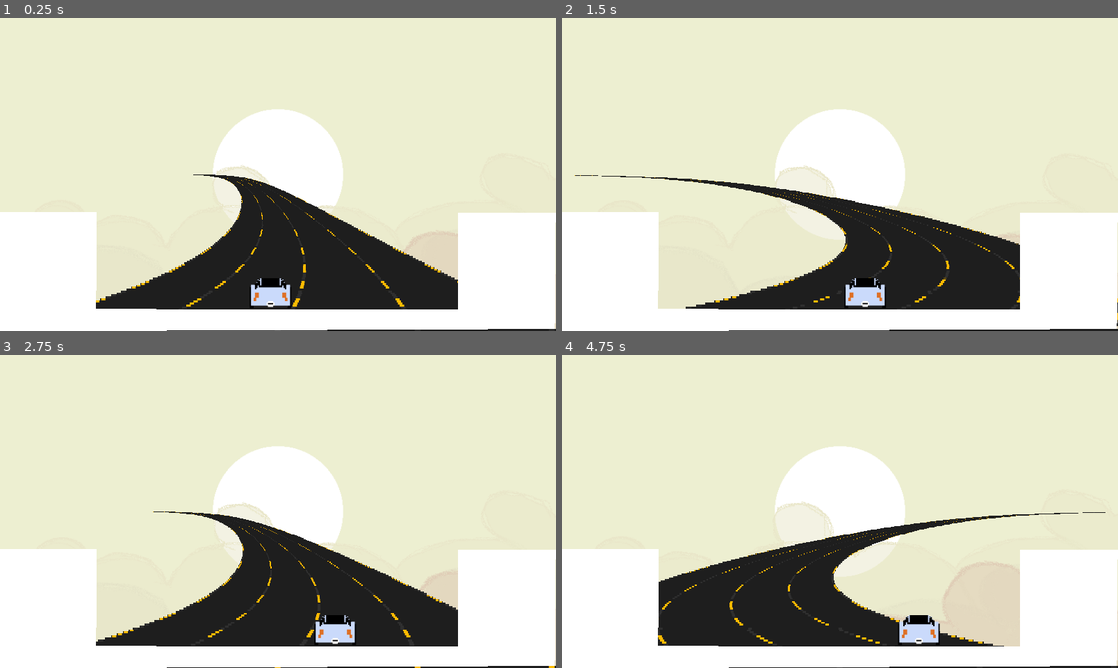
Above: before the commit, frames 1-4 (two rows, left to right).
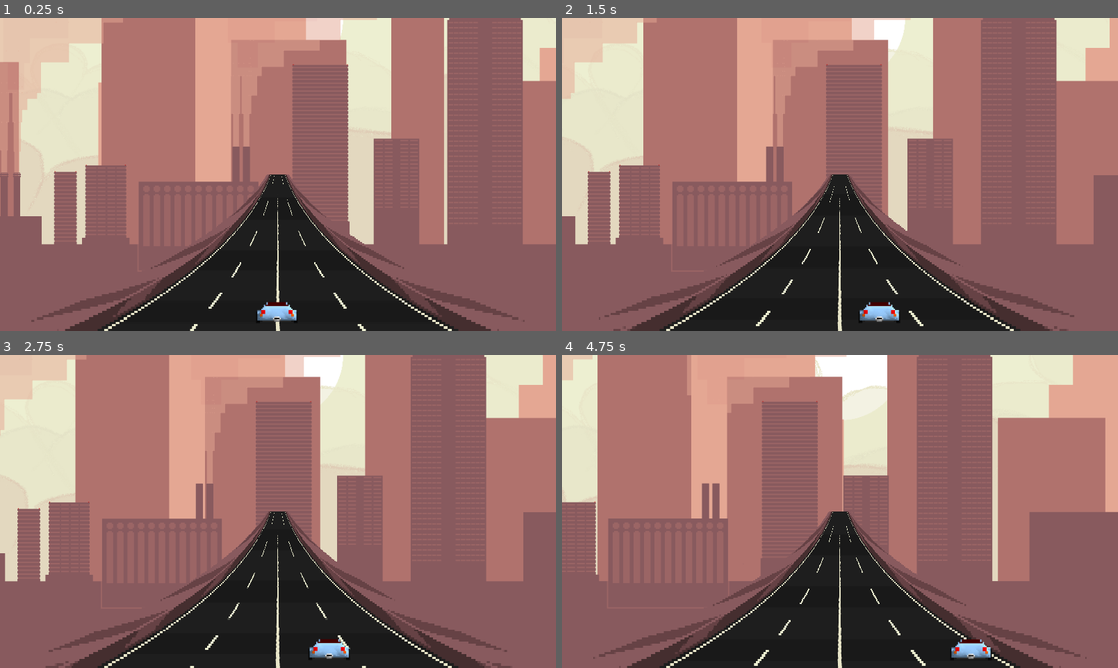
Above: after the commit, the same moments.

Repository: nealith/FreeCar
Game: Godot game, scene res://main.tscn
Two runs of this game, one before a commit and one after it. Both use one fixed random seed, a clock stepped at 60 frames per second and the inputs below.
Inputs:
- Up to frame 1 (0.25 s): no input
- Up to frame 2 (1.5 s): hold Right (ui_right) 0.53-1.28 s; hold Left (ui_left) from 1.28 s (still down)
- Up to frame 3 (2.75 s): release Left (ui_left) at 2.03 s; hold Right (ui_right) from 2.03 s (still down)
- Up to frame 4 (4.75 s): release Right (ui_right) at 3.53 s; hold Left (ui_left) from 3.53 s (still down)

The runs differ from the first frame. In frame 1, 81% of the frame differs, in the area x 0-100%, y 0-100%; in frame 2, 84%; in frame 3, 82%; in frame 4, 87%.

Commit message:
turn off turn, will concentrate on gameplay

Diff:
--- a/background/background.gd
+++ b/background/background.gd
@@ -14,6 +14,5 @@
 #func _process(delta):
 #	pass
 
-
 func _on_car_camera_movement(mov):
 	emit_signal("camera_movement",mov)
--- a/background/background.tscn
+++ b/background/background.tscn
@@ -1,8 +1,9 @@
-[gd_scene load_steps=8 format=2]
+[gd_scene load_steps=12 format=2]
 
 [ext_resource path="res://background/background.gd" type="Script" id=1]
 [ext_resource path="res://background/ParallaxBackground.gd" type="Script" id=2]
 [ext_resource path="res://background/assets/layers_Layer 0.png" type="Texture" id=3]
+[ext_resource path="res://background/assets/layers2_Layer 0.png" type="Texture" id=4]
 
 [sub_resource type="AtlasTexture" id=1]
 flags = 4
@@ -27,6 +28,21 @@
 atlas = ExtResource( 3 )
 region = Rect2( 6144, 0, 2048, 1024 )
 
+[sub_resource type="AtlasTexture" id=5]
+flags = 4
+atlas = ExtResource( 4 )
+region = Rect2( 4096, 0, 2048, 1024 )
+
+[sub_resource type="AtlasTexture" id=6]
+flags = 4
+atlas = ExtResource( 4 )
+region = Rect2( 2048, 0, 2048, 1024 )
+
+[sub_resource type="AtlasTexture" id=7]
+flags = 4
+atlas = ExtResource( 4 )
+region = Rect2( 0, 0, 2048, 1024 )
+
 [node name="background" type="Node2D"]
 script = ExtResource( 1 )
 
@@ -37,29 +53,54 @@
 motion_scale = Vector2( 0, 0 )
 
 [node name="Sprite" type="Sprite" parent="ParallaxBackground/Soleil"]
-position = Vector2( 427, 240 )
+position = Vector2( 427, 0 )
 texture = SubResource( 1 )
 
 [node name="Clouds3" type="ParallaxLayer" parent="ParallaxBackground"]
 motion_scale = Vector2( 0.1, 0.1 )
 
 [node name="Sprite" type="Sprite" parent="ParallaxBackground/Clouds3"]
-position = Vector2( 427, 240 )
+position = Vector2( 427, 0 )
 z_index = 1
 texture = SubResource( 2 )
 
 [node name="Clouds2" type="ParallaxLayer" parent="ParallaxBackground"]
-motion_scale = Vector2( 0.3, 0.3 )
+motion_scale = Vector2( 0.2, 0.2 )
 
 [node name="Sprite" type="Sprite" parent="ParallaxBackground/Clouds2"]
-position = Vector2( 427, 240 )
+position = Vector2( 427, 0 )
 z_index = 1
 texture = SubResource( 3 )
 
 [node name="Clouds1" type="ParallaxLayer" parent="ParallaxBackground"]
+motion_scale = Vector2( 0.3, 0.3 )
 
 [node name="Sprite" type="Sprite" parent="ParallaxBackground/Clouds1"]
-position = Vector2( 427, 240 )
+position = Vector2( 427, 0 )
 z_index = 1
 texture = SubResource( 4 )
+
+[node name="City3" type="ParallaxLayer" parent="ParallaxBackground"]
+motion_scale = Vector2( 0.4, 0.4 )
+
+[node name="Sprite" type="Sprite" parent="ParallaxBackground/City3"]
+position = Vector2( 427, 0 )
+z_index = 1
+texture = SubResource( 5 )
+
+[node name="City2" type="ParallaxLayer" parent="ParallaxBackground"]
+motion_scale = Vector2( 0.5, 0.5 )
+
+[node name="Sprite" type="Sprite" parent="ParallaxBackground/City2"]
+position = Vector2( 427, 0 )
+z_index = 1
+texture = SubResource( 6 )
+
+[node name="City1" type="ParallaxLayer" parent="ParallaxBackground"]
+motion_scale = Vector2( 0.7, 0.7 )
+
+[node name="Sprite" type="Sprite" parent="ParallaxBackground/City1"]
+position = Vector2( 427, 0 )
+z_index = 1
+texture = SubResource( 7 )
 [connection signal="camera_movement" from="." to="ParallaxBackground" method="_on_background_camera_movement"]
--- a/car/KinematicBody2D.gd
+++ b/car/KinematicBody2D.gd
@@ -7,7 +7,7 @@
 const WALK_MIN_SPEED = 10
 const WALK_MAX_SPEED = 800
 
-const STOP_FORCE = 1000
+const STOP_FORCE = 500
 
 var velocity = Vector2(0,0)
 
@@ -52,11 +52,11 @@
 
 		var gravity_apply = false
 
-		if sign(gravity.x) < 0.1:
+		if gravity.x < -0.1:
 			if velocity.x <= lateral_speed_min and velocity.x > -lateral_speed_max:
 				force.x -= GRAVITY
 				gravity_apply = true
-		elif sign(gravity.x) > 0.1:
+		elif gravity.x > 0.1:
 			if velocity.x >= -lateral_speed_min and velocity.x < lateral_speed_max:
 				force.x += GRAVITY
 				gravity_apply = true
@@ -80,6 +80,8 @@
 		velocity += force * delta
 		# Integrate velocity into motion and move
 
+		var mov = Vector2(0.0,0.0)
+
 		var collision = move_and_collide(velocity)
 
 		if collision:
@@ -91,19 +93,24 @@
 			#	hit()
 
 			velocity = velocity.slide(collision.normal)
+
+			mov = collision.travel
+
 		else:
 			is_on_wall = false
 			is_on_ceil = false
 			is_on_floor = false
 
-		var mov = Vector2(0.0,0.0)
-
-		if (velocity-old_velocity)*0.1 > Vector2(1.0,1.0):
-			mov = Vector2(1.0,1.0)
-		elif (velocity-old_velocity)*0.1 < Vector2(-1.0,-1.0):
-			mov = Vector2(-1.0,-1.0)
-		else:
-			mov = (velocity-old_velocity)*0.1
 
 
-		emit_signal("camera_movement",mov)
+			if (velocity-old_velocity)*0.1 > Vector2(1.0,1.0):
+				mov = Vector2(1.0,1.0)
+			elif (velocity-old_velocity)*0.1 < Vector2(-1.0,-1.0):
+				mov = Vector2(-1.0,-1.0)
+			else:
+				mov = (velocity-old_velocity)*0.1
+
+
+
+
+		emit_signal("camera_movement",-mov)
--- a/car/assets/slices.json
+++ b/car/assets/slices.json
@@ -1 +1 @@
-{"slices":19,"frames":1,"width":147,"height":109}
+{"slices":16,"frames":1,"width":148,"height":110}
--- a/car/assets/spritesheet.json
+++ b/car/assets/spritesheet.json
@@ -1 +1 @@
-{"width":152,"height":84,"frames":1,"angles":32,"rows":32,"cols":1}
+{"width":150,"height":68,"frames":1,"angles":32,"rows":32,"cols":1}
--- a/car/assets/spritesheet_optimized.json
+++ b/car/assets/spritesheet_optimized.json
@@ -1 +1 @@
-{"width":152,"height":84,"frames":1,"angles":32,"rows":32,"cols":1,"regions":[2,2,66,48,68,2,84,48,152,2,100,48,252,2,113,48,365,2,126,48,2,50,133,48,135,50,138,48,273,50,137,48,2,98,131,48,133,98,137,48,270,98,138,48,2,146,133,48,135,146,126,48,261,146,113,48,374,146,100,48,2,194,84,48,86,194,66,48,152,194,84,48,236,194,100,48,336,194,113,48,2,242,126,48,128,242,133,48,261,242,138,48,2,290,137,48,139,290,131,48,270,290,137,48,2,338,138,48,140,338,133,48,273,338,126,48,399,338,113,48,2,386,100,48,102,386,84,48],"trims":[40,2,30,2,21,2,14,2,7,2,4,2,2,2,3,2,6,2,3,2,2,2,4,2,7,2,14,2,21,2,30,2,40,2,32,2,25,2,19,2,13,2,9,2,6,2,6,2,9,2,6,2,6,2,9,2,13,2,19,2,25,2,32,2]}
+{"width":150,"height":68,"frames":1,"angles":32,"rows":32,"cols":1,"regions":[2,2,66,34,68,2,84,34,152,2,100,34,252,2,114,34,366,2,125,34,2,36,134,34,136,36,137,34,273,36,136,34,2,70,130,34,132,70,136,34,268,70,137,34,2,104,134,34,136,104,125,34,261,104,114,34,375,104,100,34,2,138,84,34,86,138,66,34,152,138,84,34,236,138,100,34,336,138,114,34,2,172,125,34,127,172,134,34,261,172,137,34,2,206,136,34,138,206,130,34,268,206,136,34,2,240,137,34,139,240,134,34,273,240,125,34,398,240,114,34,2,274,100,34,102,274,84,34],"trims":[39,2,29,2,21,2,13,2,7,2,3,2,2,2,3,2,7,2,3,2,2,2,3,2,7,2,13,2,21,2,29,2,39,2,31,2,23,2,17,2,12,2,7,2,5,2,5,2,7,2,5,2,5,2,7,2,12,2,17,2,23,2,31,2]}
--- a/main.tscn
+++ b/main.tscn
@@ -1,33 +1,14 @@
-[gd_scene load_steps=9 format=2]
+[gd_scene load_steps=5 format=2]
 
 [ext_resource path="res://car/car.tscn" type="PackedScene" id=1]
 [ext_resource path="res://road/road.tscn" type="PackedScene" id=2]
 [ext_resource path="res://sound/assets/road_music.ogg" type="AudioStream" id=3]
 [ext_resource path="res://background/background.tscn" type="PackedScene" id=4]
-[ext_resource path="res://background/assets/layers_Layer 0.png" type="Texture" id=5]
-
-[sub_resource type="AtlasTexture" id=1]
-resource_local_to_scene = true
-flags = 4
-atlas = ExtResource( 5 )
-region = Rect2( 2048, 0, 2048, 1024 )
-
-[sub_resource type="AtlasTexture" id=2]
-resource_local_to_scene = true
-flags = 4
-atlas = ExtResource( 5 )
-region = Rect2( 4094, 0, 2048, 1024 )
-
-[sub_resource type="AtlasTexture" id=3]
-resource_local_to_scene = true
-flags = 4
-atlas = ExtResource( 5 )
-region = Rect2( 6144, 0, 2048, 1024 )
 
 [node name="main" type="Node2D"]
 
 [node name="car" parent="." instance=ExtResource( 1 )]
-position = Vector2( 426.316, 415.79 )
+position = Vector2( 426.316, 455 )
 
 [node name="road" parent="." instance=ExtResource( 2 )]
 
@@ -37,15 +18,5 @@
 
 [node name="background" parent="." instance=ExtResource( 4 )]
 editor/display_folded = true
-
-[node name="Sprite" parent="background/ParallaxBackground/Clouds3" index="0"]
-texture = SubResource( 1 )
-
-[node name="Sprite" parent="background/ParallaxBackground/Clouds2" index="0"]
-texture = SubResource( 2 )
-
-[node name="Sprite" parent="background/ParallaxBackground/Clouds1" index="0"]
-texture = SubResource( 3 )
+position = Vector2( -3.25803, 17.1046 )
 [connection signal="camera_movement" from="car" to="background" method="_on_car_camera_movement"]
-
-[editable path="background"]
--- a/project.godot
+++ b/project.godot
@@ -25,6 +25,10 @@
 window/size/height=480
 window/stretch/mode="2d"
 
+[editor_plugins]
+
+enabled=PoolStringArray( "codeandweb.texturepacker" )
+
 [rendering]
 
 environment/default_environment="res://default_env.tres"
--- a/road/plane.gd
+++ b/road/plane.gd
@@ -21,8 +21,8 @@
 
 	var v = sin(t)
 
-	self.material.set_shader_param("X_y_a",Vector2(0.0,v))
-	self.material.set_shader_param("X_y_b",Vector2(-v/2.0,-4*v))
+	#self.material.set_shader_param("X_y_a",Vector2(0.0,v))
+	#self.material.set_shader_param("X_y_b",Vector2(-v/2.0,-4*v))
 
 	var g = 0.0
 	if v > 0.1:
@@ -30,4 +30,4 @@
 	elif v < -0.1:
 		g = max(-1.0,v-0.5)
 
-	Physics2DServer.area_set_param(get_world_2d().get_space(), Physics2DServer.AREA_PARAM_GRAVITY_VECTOR, Vector2(g,1))
+	Physics2DServer.area_set_param(get_world_2d().get_space(), Physics2DServer.AREA_PARAM_GRAVITY_VECTOR, Vector2(0.0,1))
--- a/road/road.tscn
+++ b/road/road.tscn
@@ -80,7 +80,7 @@
 
 	// z is ty on the texture
 
-		uv.y = (z+delta.z)/1080.0;
+		uv.y = 1.0-(z+delta.z)/1080.0;
 
 // Compute x according to y position with compression
 
--- a/road/road_collision.tscn
+++ b/road/road_collision.tscn
@@ -6,7 +6,9 @@
 physics_material_override = SubResource( 1 )
 
 [node name="CollisionPolygon2D" type="CollisionPolygon2D" parent="."]
+position = Vector2( 1.05261, 36.8421 )
 polygon = PoolVector2Array( 150, 300, 150, 445, 704, 445, 704, 300, 854, 300, 854, 480, 0, 480, 0, 300 )
 
 [node name="Polygon2D" type="Polygon2D" parent="."]
+visible = false
 polygon = PoolVector2Array( 148.845, 297.64, 147.618, 446.196, 703.783, 447.424, 703.783, 298.867, 853.567, 298.867, 852.339, 476.889, 0.289154, 480.573, 0.289154, 297.64 )
Not shown, added: addons/SpriteSheetImporter/SpriteSheetImporter.gd
Binary file added: addons/SpriteSheetImporter/icon.png
Not shown, added: addons/SpriteSheetImporter/icon.png.import
Not shown, added: addons/SpriteSheetImporter/import_plugin.gd
Not shown, added: addons/SpriteSheetImporter/plugin.cfg
Not shown, added: addons/codeandweb.texturepacker/codeandweb.texturepacker_importer.gd
Not shown, added: addons/codeandweb.texturepacker/image_loader.gd
Not shown, added: addons/codeandweb.texturepacker/plugin.cfg
Not shown, added: addons/codeandweb.texturepacker/texturepacker_import_spritesheet.gd
Not shown, added: addons/codeandweb.texturepacker/texturepacker_import_tileset.gd
Binary file added: background/assets/layers2_Layer 0.png
Not shown, added: background/assets/layers2_Layer 0.png.import
(and 10 more such lines)
